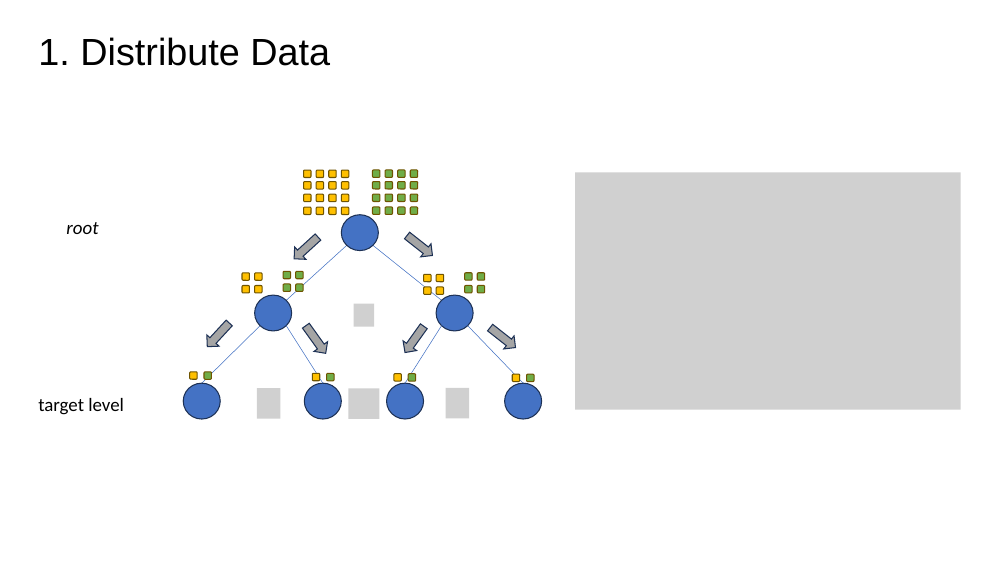
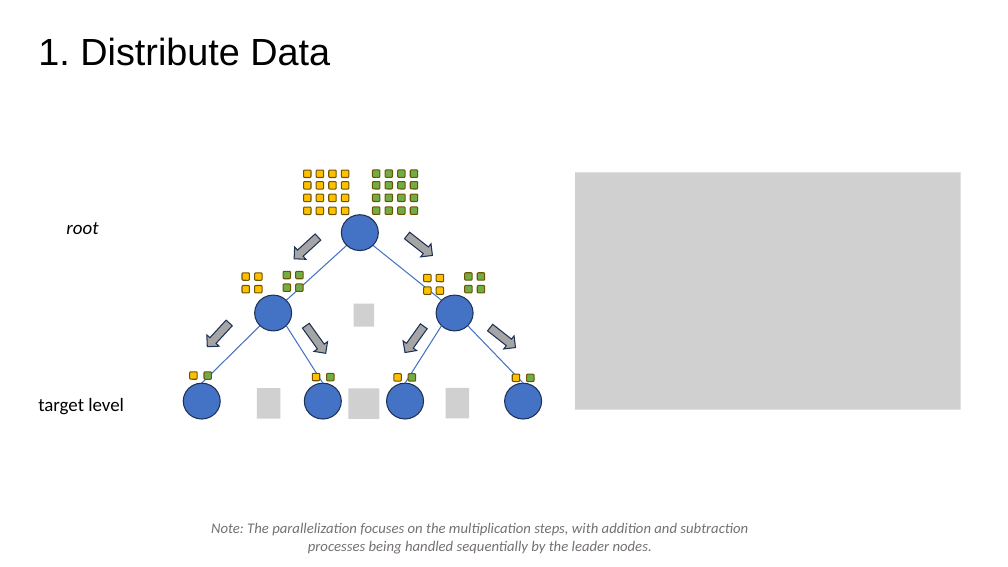
Before and after one commit to zhuliang21/Parallel-Matrix-Multiplication, a slide deck: slide 5 of powerpoint/Pre.pptx. Drawn at 1008x567 pixels with LibreOffice and Linux fonts; fonts in the diff are those of the drawing; grey boxes stand for pictures. Boxes give left, top, right and bottom in pixels: in the first picture for what was removed or moved away, otherwise in the second. Text is boxed around its words. In the diff, an @@ line names an element or a change of style, - is before the commit and + after.

```diff
--- a/powerpoint/Pre.pptx
+++ b/powerpoint/Pre.pptx
@@ line (347, 246) - (287, 300): stroke #4472C4 0.5 pt to #4472C4 1 pt @@
@@ line (373, 246) - (442, 300): stroke #4472C4 0.5 pt to #4472C4 1 pt @@
@@ line (260, 326) - (202, 383): stroke #4472C4 0.5 pt to #4472C4 1 pt @@
@@ line (287, 326) - (323, 383): stroke #4472C4 0.5 pt to #4472C4 1 pt @@
@@ line (442, 326) - (405, 383): stroke #4472C4 0.5 pt to #4472C4 1 pt @@
@@ line (468, 326) - (523, 383): stroke #4472C4 0.5 pt to #4472C4 1 pt @@
@@ text added at box(211, 523, 748, 554), 14 pt, text #767171, italic @@
+Note: The parallelization focuses on the multiplication steps, with addition and subtraction processes being handled sequentially by the leader nodes.
```
Also in this commit, not shown: 4 other slides changed, 1 slide added, 1 slide removed.
